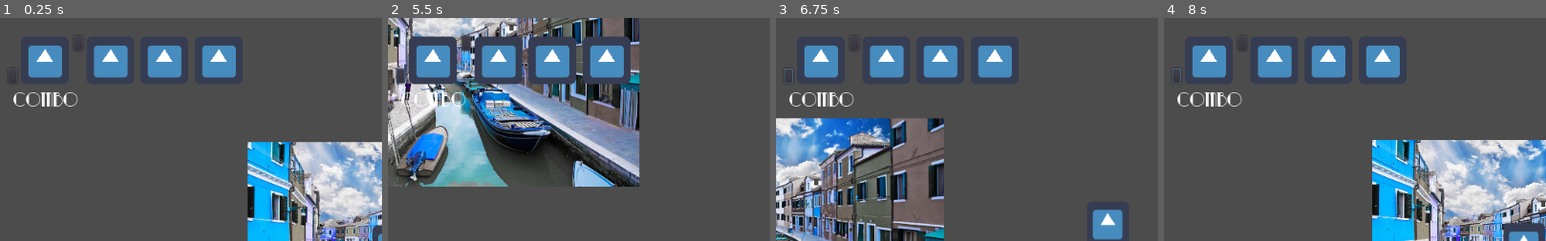
Above: before the commit, frames 1-4 (left to right).
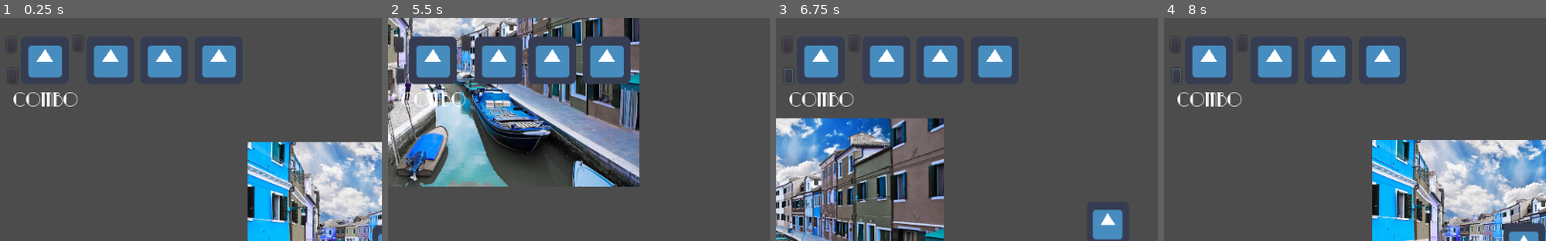
Above: after the commit, the same moments.

Repository: andrebariani/gmtk2022
Game: Godot game, scene res://src/Main.tscn
Same seed, same stepped clock (60 frames per second), same inputs: the game is played once before the commit and once after it. The engine's default icon, where the game draws it, is replaced by a stand-in: a white triangle on a blue panel in a dark square.
Inputs (mouse positions are % of the whole screen's width and height, from its top left):
- Up to frame 1 (0.25 s): no input
- Up to frame 2 (5.5 s): click (10, 6) at 0.5 s; click (1, 6) at 1.27 s; click (80, 5) at 2 s; click (2, 13) at 2.75 s; move the mouse to (72, 45) at 3.52 s; hold D (move_right) 3.53-4.28 s; tap Space (roll) at 3.6, 4.35, 5.1 s; move the mouse to (30, 55) at 4.27 s; hold S (move_down) 4.28-5.03 s; move the mouse to (60, 28) at 5.02 s; hold D (move_right) from 5.03 s (still down)
- Up to frame 3 (6.75 s): move the mouse to (45, 70) at 5.77 s; release D (move_right) at 5.78 s; hold W (move_up) 5.78-6.53 s; tap Space (roll) at 5.85, 6.6 s; move the mouse to (80, 65) at 6.52 s; hold A (move_left) from 6.53 s (still down)
- Up to frame 4 (8 s): keep holding A (move_left); move the mouse to (20, 35) at 7.27 s; tap Space (roll) at 7.35 s
The pictures show only the part of the screen within x 0-50%, y 0-50%; the shares and areas given below are measured in that part.

The runs differ from the first frame. In frame 2, 0.2% of the frame differs, in the area x 1-5%, y 8-16%; in frame 3, less than 0.1%; in frame 4, less than 0.1%.

Commit message:
combo popper anim

Diff:
--- /dev/null
+++ b/src/ui/Combo.gd
@@ -0,0 +1,19 @@
+extends TextureRect
+
+onready var popper = $Popper
+onready var tween = $Tween
+
+func set_next_combo_face(next_face_texture):
+	texture = popper.texture
+	popper.texture = next_face_texture
+
+	tween.interpolate_property(popper, "rect_scale",
+	Vector2(0, 0), Vector2(1, 1), 0.5, Tween.TRANS_BACK, Tween.EASE_OUT)
+	tween.start()
+
+
+
+
+
+func _on_Button_button_up():
+	pass # Replace with function body.
--- a/src/ui/UI.gd
+++ b/src/ui/UI.gd
@@ -12,10 +12,11 @@
 func _ready():
 	$HealthButton.visible = debug
 	$DiceButton.visible = debug
+	$ComboButton.visible = debug
 
 
 func set_next_combo_face(face_number):
-	combo.texture = faces[face_number-1]
+	combo.set_next_combo_face(faces[face_number-1])
 
 
 func set_current_faces(main, behind, front, left, right, down):
@@ -24,3 +25,7 @@
 
 func set_health(health):
 	healthbar.set_health(health)
+
+
+func _on_ComboButton_button_up():
+	set_next_combo_face(5)
--- a/src/ui/UI.tscn
+++ b/src/ui/UI.tscn
@@ -1,9 +1,10 @@
-[gd_scene load_steps=7 format=2]
+[gd_scene load_steps=8 format=2]
 
 [ext_resource path="res://icon.png" type="Texture" id=1]
 [ext_resource path="res://src/ui/UI.gd" type="Script" id=2]
 [ext_resource path="res://src/ui/Healthbar.gd" type="Script" id=3]
 [ext_resource path="res://assets/fonts/ParkLaneNF.ttf" type="DynamicFontData" id=4]
+[ext_resource path="res://src/ui/Combo.gd" type="Script" id=5]
 [ext_resource path="res://src/ui/DiceFaces.gd" type="Script" id=6]
 
 [sub_resource type="DynamicFont" id=1]
@@ -26,6 +27,7 @@
 margin_right = 68.0
 margin_bottom = 65.0
 texture = ExtResource( 1 )
+script = ExtResource( 5 )
 __meta__ = {
 "_edit_use_anchors_": false
 }
@@ -44,6 +46,28 @@
 custom_fonts/font = SubResource( 1 )
 text = "COMBO"
 align = 1
+__meta__ = {
+"_edit_use_anchors_": false
+}
+
+[node name="Popper" type="TextureRect" parent="Combo"]
+margin_right = 64.0
+margin_bottom = 64.0
+grow_horizontal = 2
+grow_vertical = 2
+rect_pivot_offset = Vector2( 32, 32 )
+texture = ExtResource( 1 )
+__meta__ = {
+"_edit_use_anchors_": false
+}
+
+[node name="Tween" type="Tween" parent="Combo"]
+
+[node name="ComboButton" type="Button" parent="."]
+margin_left = 9.0
+margin_top = 26.0
+margin_right = 21.0
+margin_bottom = 46.0
 __meta__ = {
 "_edit_use_anchors_": false
 }
@@ -205,5 +229,7 @@
 margin_right = 829.0
 margin_bottom = 38.0
 
+[connection signal="tween_completed" from="Combo/Tween" to="Combo" method="_on_Tween_tween_completed"]
+[connection signal="button_up" from="ComboButton" to="." method="_on_ComboButton_button_up"]
 [connection signal="button_up" from="HealthButton" to="Healthbar" method="_on_Button_button_up"]
 [connection signal="button_up" from="DiceButton" to="DiceFaces" method="_on_Button_button_up"]
